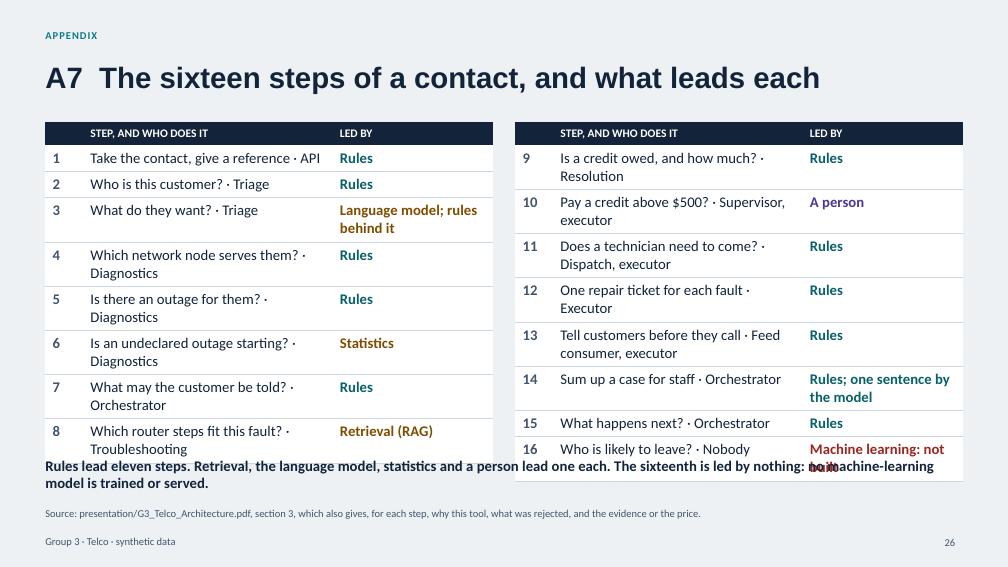
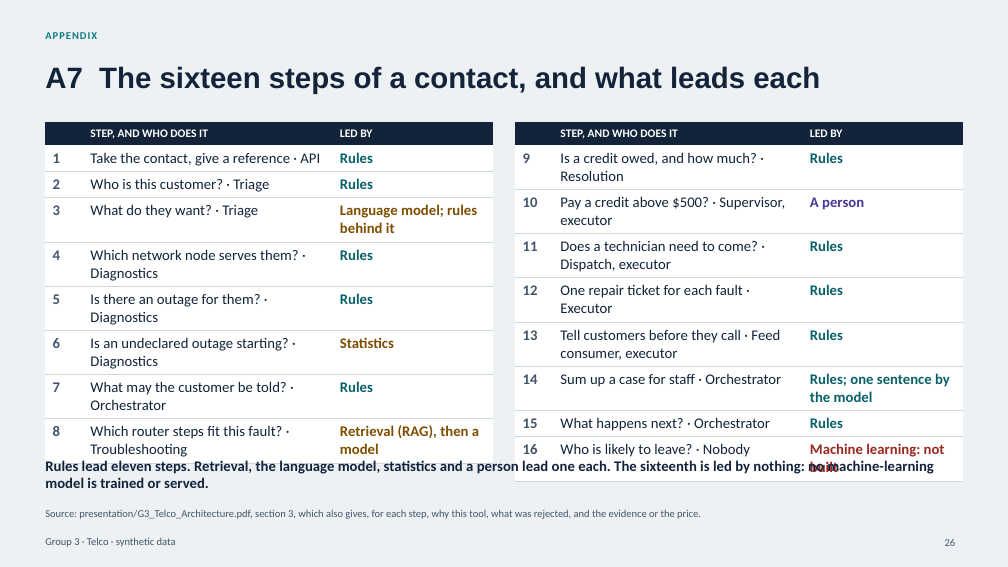
Before and after one commit to cybervava/capstone_telecom, a slide deck: slide 26 of presentation/G3_Telco_Presentation.pptx. Drawn at 1008x567 pixels with LibreOffice and Linux fonts; fonts in the diff are those of the drawing. Boxes give left, top, right and bottom in pixels: in the first picture for what was removed or moved away, otherwise in the second. Text is boxed around its words. In the diff, an @@ line names an element or a change of style, - is before the commit and + after.

Commit message:
docs: the release of 25 Nov on the AWS host, and what was still stale
The review's changes reached the AWS host in release 797ab92 (GitLab
pipeline 3116487891: 2,902 tests, 95.78% coverage, the evaluations, a
clean image scan, then the host's eight journeys). The attempt before it,
d686b41, failed journey 7 on a race in the check and the host started
d084c6f again by itself; the plan's progress log, the README, the
evaluation report, the checklists and the deck say so, and name the
pipeline that released the code instead of the one of 24 Nov.

An audit of the documents against the current state found statements
that still described the system before the review: lists of programs,
keys, gateway users and settings without the MCP server; the guide
answer without the model's choice (now with 144 of 144 beside the rules'
129); ADR 0001 as the only formal decision file; 58 runs of 40 attacks,
2,662 tests, 78 packages and 101 unfixed findings as current figures;
client decisions to D11; two evaluation reports dated 17 Nov that were
re-run on 25 Nov; version stamps of 24 Nov and the checklists' cover at
b9c70ef. All five PDFs and the deck are rebuilt from their sources at the
same page counts (14, 13, 10, 2, 2; deck 41).

```diff
--- a/presentation/G3_Telco_Presentation.pptx
+++ b/presentation/G3_Telco_Presentation.pptx
@@ table at bbox=[45, 123, 493, 461] @@
-row 9, column 3: Retrieval (RAG)
+row 9, column 3: Retrieval (RAG), then a model
```
Also in this commit, not shown: 11 other slides changed, 30 other files.
